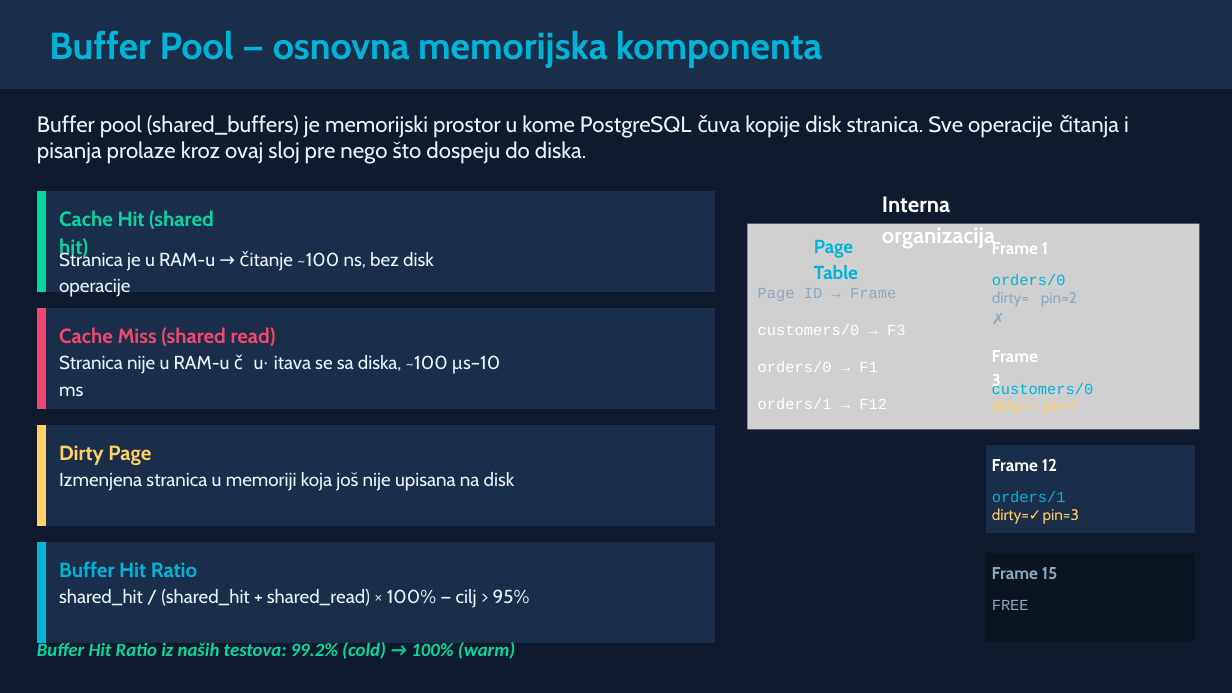
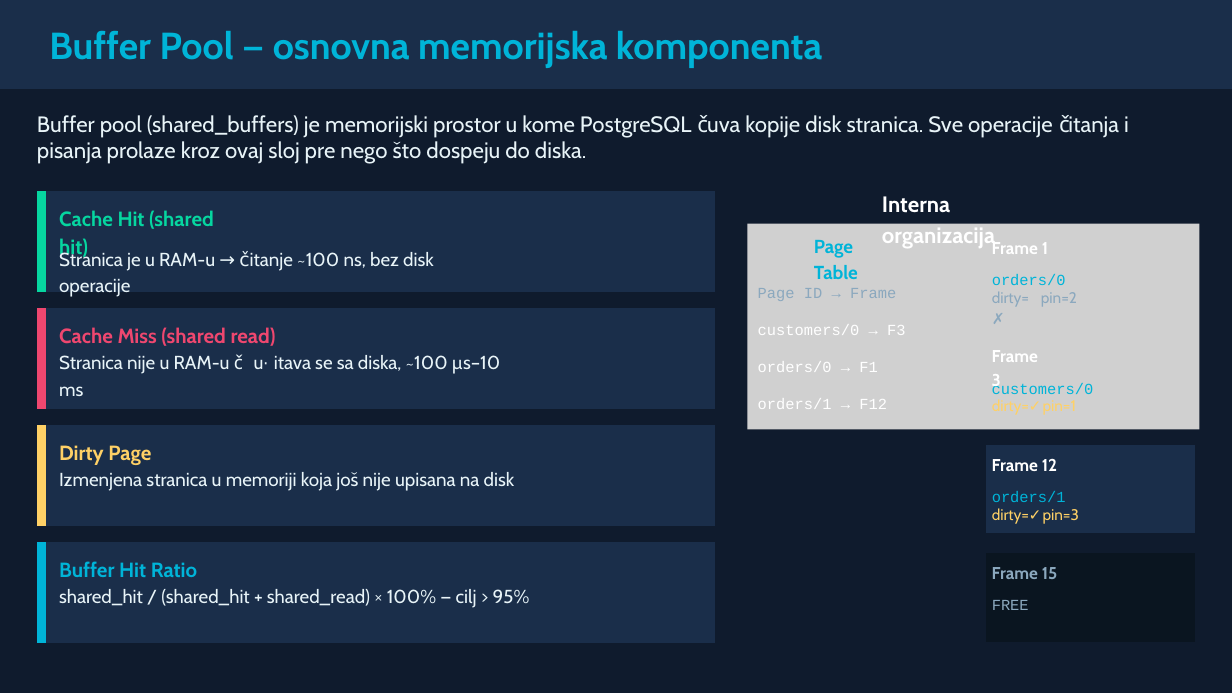
Before and after one commit to adamovickaca/SZUBP, a slide deck: slide 5 of szubp_prezentacija_prvi_deo.pptx. Drawn at 1232x693 pixels with LibreOffice and Linux fonts; fonts in the diff are those of the drawing; grey boxes stand for pictures. Boxes give left, top, right and bottom in pixels: in the first picture for what was removed or moved away, otherwise in the second. Text is boxed around its words. In the diff, an @@ line names an element or a change of style, - is before the commit and + after.

```diff
--- a/szubp_prezentacija_prvi_deo.pptx
+++ b/szubp_prezentacija_prvi_deo.pptx
@@ text removed at box(37, 640, 515, 659) @@
-Buffer Hit Ratio iz naših testova: 99.2% (cold) → 100% (warm)
```
Also in this commit, not shown: 10 other slides changed, 1 other file.
